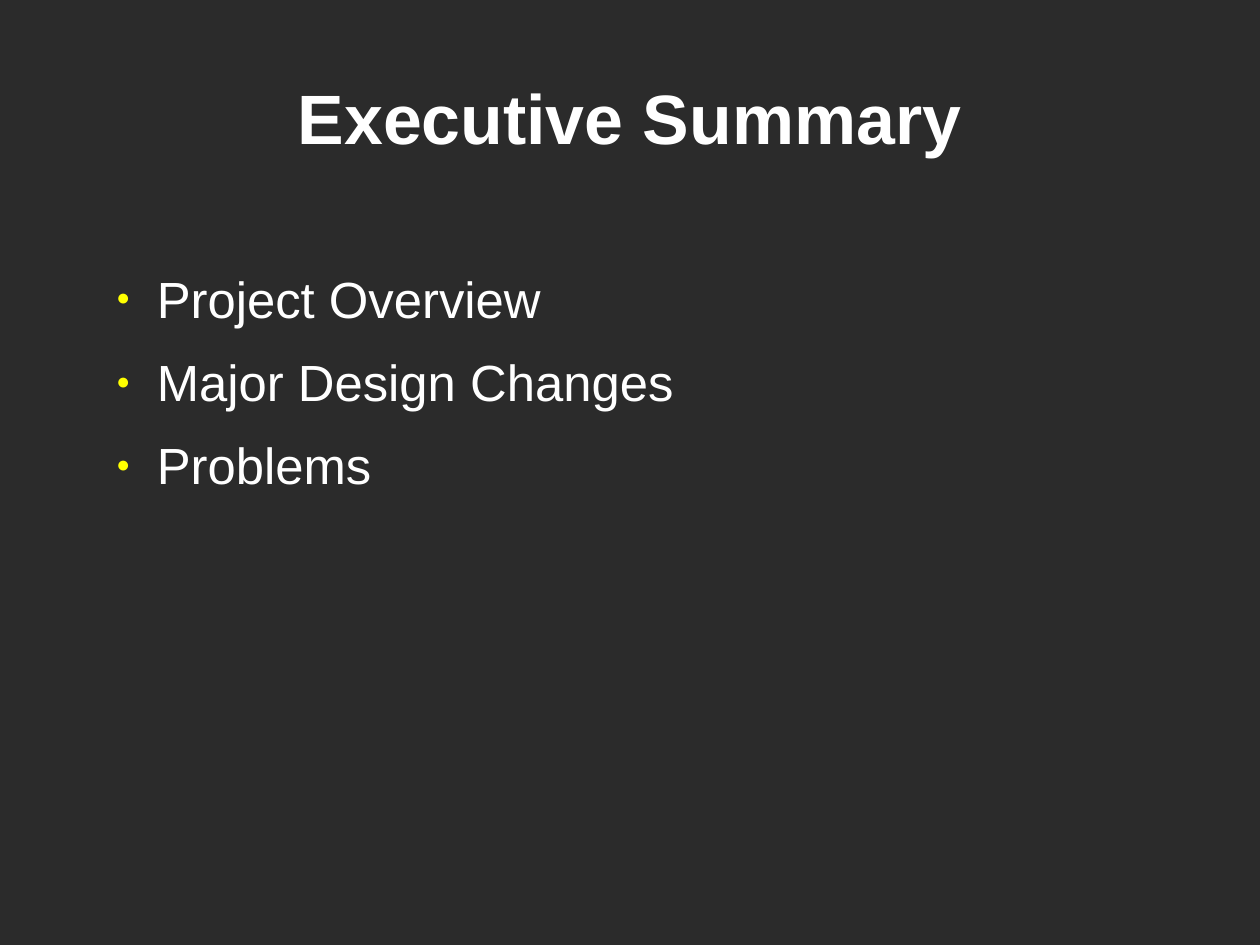
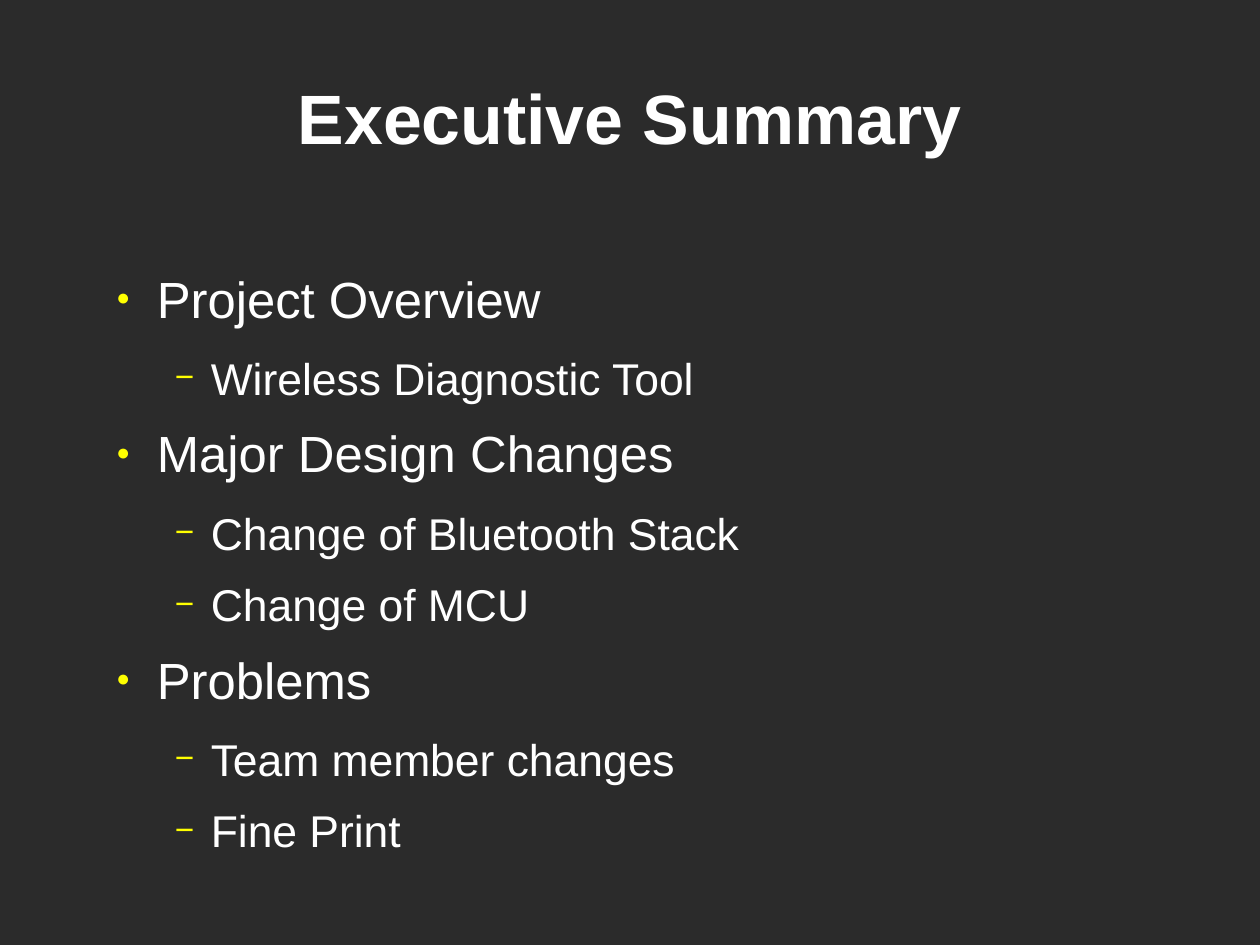
Before and after one commit to lordofhyphens/ece495a, a slide deck: slide 5 of forms/ProgressPresentation.odp. Drawn at 1260x945 pixels with LibreOffice and Linux fonts; fonts in the diff are those of the drawing; background and template pictures are left out; a plain dark background stands for a picture behind light text. Boxes give left, top, right and bottom in pixels: in the first picture for what was removed or moved away, otherwise in the second. Text is boxed around its words. In the diff, an @@ line names an element or a change of style, - is before the commit and + after.

```diff
--- a/forms/ProgressPresentation.odp
+++ b/forms/ProgressPresentation.odp
@@ text at [211,362,693,404]: paragraph added @@
+  − Wireless Diagnostic Tool
@@ text at [211,517,739,630]: paragraphs added @@
+  − Change of Bluetooth Stack
+  − Change of MCU
@@ text at [211,743,675,848]: paragraphs added @@
+  − Team member changes
+  − Fine Print
```
Also in this commit, not shown: 3 other slides changed, 2 slides added, 1 slide removed, 2 other files.
